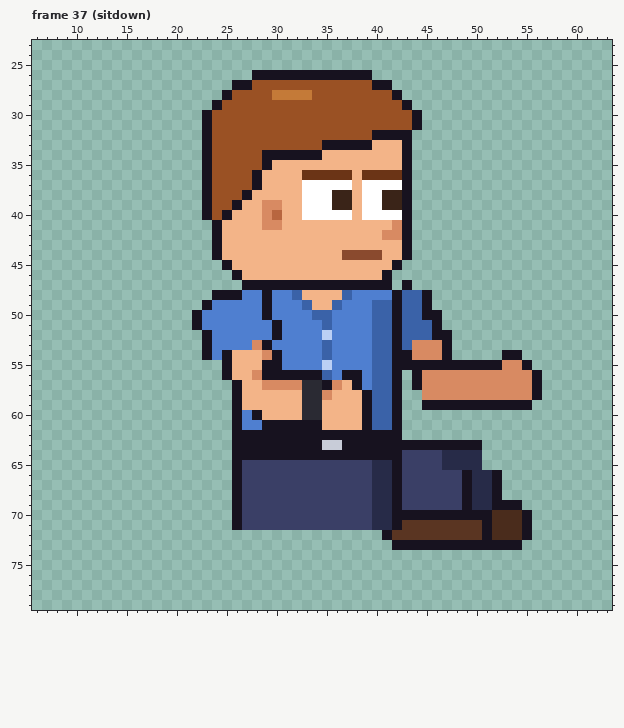
Pixel-art file -- sprites/custom/custom_intern_receding_right_anim.aseprite. The picture above is the old version.
64x80 pixels, 129 frames. Shown: frame 37 (sitdown): x 6..63, y 23..79. The old version is drawn lined up with the new one. The commit also changed other frames, which this record leaves out.
After:
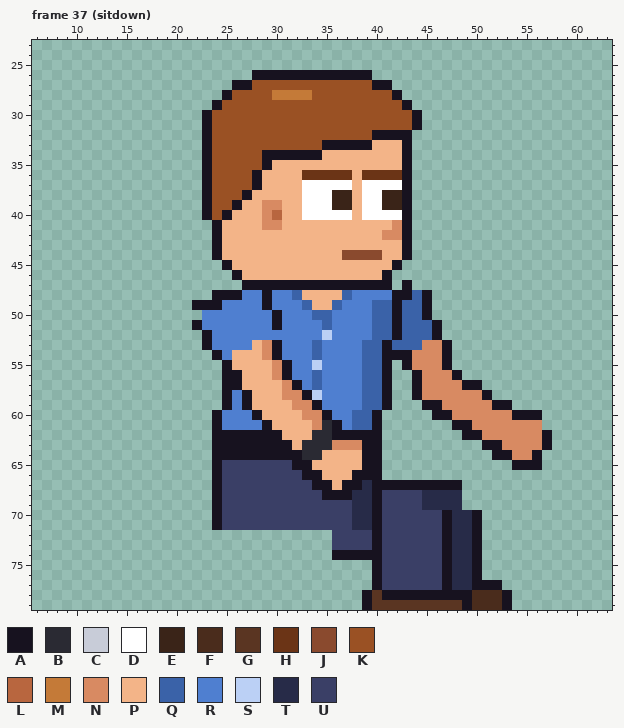
Palette (. is transparent): A #17121f  B #2a2a33  C #c8ccd8  D #ffffff  E #3a2418  F #4a2c1c  G #5a3522  H #6b3416  J #8a4a2e  K #9a5124  L #b8663f  M #c47a38  N #d88a62  P #f3b488  Q #3a62a8  R #4f7fd0  S #bbd0f5  T #272b48  U #3a3f66
The edit:
whole drawing moved by +2,-6 (the old picture is shown already moved)
--- frame 37 (sitdown)
@@ x 20..59 @@
 47 .......AAAAAAAAAAAAAAA.A................
-48 ....AAARRARRQPPPPQRRRRAQQA..............
-49 ...ARRRRRARRRQPPQRRRQQAQQA..............
-50 ..ARRRRRRARRRRQQRRRRQQAQQAA.............
+48 ....AAARRARRQPPPPQRRRRAAQA..............
+49 ..AAARRRRARRRQPPQRRRQQAQQA..............
+50 ...RRRRRRRARRRQQRRRRQQAQQA..............
 51 ..ARRRRRRRARRRRQRRRRQQAQQQA.............
-52 ...ARRRRRRARRRRSRRRRQQAQQQAA............
-53 ...ARRRRNARRRRRQRRRRQQAQNNNA............
-54 ...ARAPPPNARRRRQRRRRQQAANNNA.....AA.....
-55 .....APPPAARRRRSRRRRQQAAAAAAAAAAANNA....
-56 .....APPNAAAAAAQRAARQQA.ANNNNNNNNNNNA...
-57 ......APPNNNNBBANPARQQA.ANNNNNNNNNNNA...
-58 ......APPPPPPBBNPPPAQQA..NNNNNNNNNNNA...
-59 ......APPPPPPBBPPPPAQQA..AAAAAAAAAAA....
-60 ......ARAPPPPBBPPPPAQQA.................
-61 ......ARRAAAAAAPPPPAQQA.................
-62 ......AAAAAAAAAAAAAAAAA.................
-63 ......AAAAAAAAACCAAAAAAAAAAAAAA.........
-64 ......AAAAAAAAAAAAAAAAAUUUUTTTT.........
-65 ......AUUUUUUUUUUUUUTTAUUUUTTTT.........
-66 ......AUUUUUUUUUUUUUTTAUUUUUUATTA.......
-67 ......AUUUUUUUUUUUUUTTAUUUUUUATTA.......
-68 ......AUUUUUUUUUUUUUTTAUUUUUUATTA.......
-69 ......AUUUUUUUUUUUUUTTAUUUUUUATTAAA.....
-70 ......AUUUUUUUUUUUUUTTAAAAAAAAAAFFFA....
-71 ......AUUUUUUUUUUUUUTTAGGGGGGGGAFFFA....
-72 .....................AGGGGGGGGGAFFFA....
-73 ......................AAAAAAAAAAAAA.....
-74 ........................................
-75 ........................................
-76 ........................................
-77 ........................................
-78 ........................................
-79 ........................................
+52 ...ARRRRRRRRRRRSRRRRQQAQQQA.............
+53 ...ARRRRPNARRRQRRRRQQAQQQNNA............
+54 ....ARPPPNARRRQRRRRQQAAANNNA............
+55 .....APPPPNARRSRRRRQQA.ANNNA............
+56 .....AAPPPNARRQRRRRQQA..ANNNA...........
+57 .....AAPPPPNARQRRRRQQA..ANNNNAA.........
+58 .....ARAPPPNNASRRRRQQA..ANNNNNNA........
+59 .....ARAPPPPNNARRRRQQA...AANNNNNAA......
+60 ....ARRRAPPPPNNARRQQA.....AANNNNNNAAA...
+61 ....ARRRRAPPPPNBARQQA.......AANNNNNNN...
+62 ....AAAAAAAPPPBBAAAAA........AANNNNNNA..
+63 ....AAAAAAAAPBBBNNNAA..........AANNNNA..
+64 ....AAAAAAAAABBPPPPAA...........AANNA...
+65 ....AUUUUUUUAAPPPPPAA.............AAA...
+66 ....AUUUUUUUUAAPPPAAA...................
+67 ....AUUUUUUUUUAAPAATAAAAAAAAA...........
+68 ....AUUUUUUUUUUAAATTAUUUUTTTT...........
+69 ....AUUUUUUUUUUUUUTTAUUUUTTTT...........
+70 ....AUUUUUUUUUUUUUTTAUUUUUUATTA.........
+71 ....AUUUUUUUUUUUUUTTAUUUUUUATTA.........
+72 ................UUUUAUUUUUUATTA.........
+73 ................UUUUAUUUUUUATTA.........
+74 ................AAAAAUUUUUUATTA.........
+75 ....................AUUUUUUATTA.........
+76 ....................AUUUUUUATTA.........
+77 ....................AUUUUUUATTAAA.......
+78 ...................AGAAAAAAAAAFFFA......
+79 ...................AGGGGGGGGGAFFFA......
Where, in picture pixels (left, top, right, bottom), the same in both pictures:
changed: (192, 290, 552, 610)
